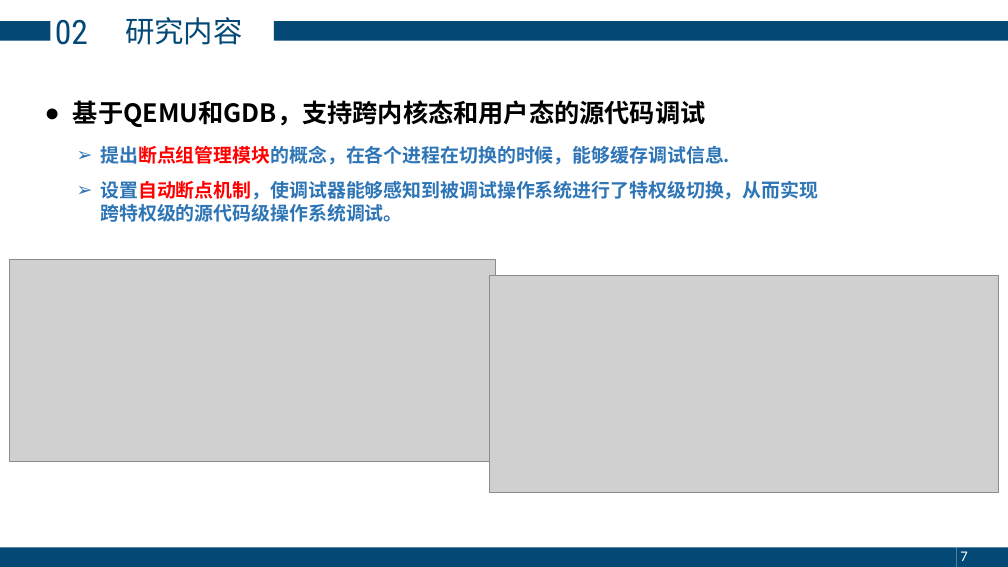
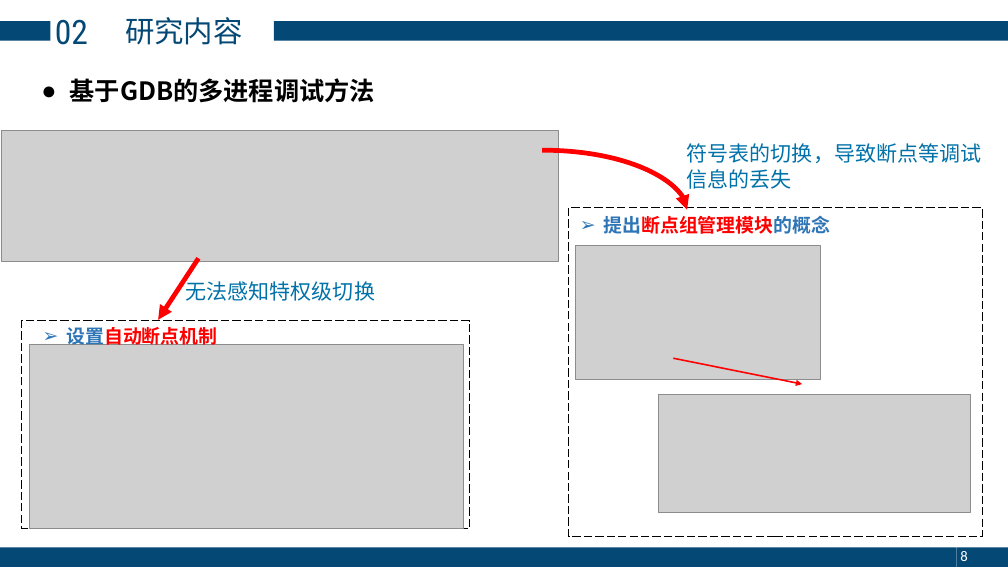
Before and after one commit to zhangly1234/report, a slide deck: slide 8 of 毕业答辩-张露元.pptx (slide 7 before the commit). Drawn at 1008x567 pixels with LibreOffice and Linux fonts; fonts in the diff are those of the drawing; grey boxes stand for pictures. Boxes give left, top, right and bottom in pixels: in the first picture for what was removed or moved away, otherwise in the second. Text is boxed around its words. In the diff, an @@ line names an element or a change of style, - is before the commit and + after.

```diff
--- a/毕业答辩-张露元.pptx
+++ b/毕业答辩-张露元.pptx
@@ text at box(70, 78, 375, 103): text changed @@
-● 基于QEMU和GDB，支持跨内核态和用户态的源代码调试
+● 基于GDB的多进程调试方法
@@ picture added at box(1, 131, 558, 261) @@
@@ text removed at box(100, 146, 818, 222) @@
-  ➢ 提出断点组管理模块的概念，在各个进程在切换的时候，能够缓存调试信息.
-  ➢ 设置自动断点机制，使调试器能够感知到被调试操作系统进行了特权级切换，从而实现跨特权级的源代码级操作系统调试。
@@ text added at box(687, 143, 981, 189), 20 pt, text #0072A9 @@
+符号表的切换，导致断点等调试信息的丢失
@@ curved arrow added from (542, 150) to (687, 209), #FF0000 4.5 pt @@
@@ rectangle added at box(569, 207, 982, 537), outline #000000 1 pt dashed @@
@@ text added at box(603, 216, 830, 234), 18 pt, text #FF0000, bold @@
+  ➢ 提出断点组管理模块的概念
@@ picture removed at box(9, 260, 496, 462) @@
@@ arrow added from (198, 259) to (158, 320), #FF0000 4.5 pt @@
@@ picture added at box(575, 245, 820, 379) @@
@@ text added at box(186, 278, 375, 301), 20 pt, text #0072A9 @@
+无法感知特权级切换
@@ picture removed at box(490, 275, 999, 492) @@
@@ rectangle added at box(22, 321, 470, 528), outline #000000 1 pt dashed @@
@@ text added at box(66, 324, 217, 349), 18 pt, text #FF0000, bold @@
+  ➢ 设置自动断点机制
@@ picture added at box(29, 345, 464, 529) @@
@@ arrow added from (674, 358) to (802, 384), #FF0000 1.5 pt @@
@@ picture added at box(659, 394, 972, 512) @@
@@ page number at box(960, 551, 967, 561): text changed @@
-7
+8
```
Also in this commit, not shown: 11 other slides changed, 2 slides added, 3 slides removed.
